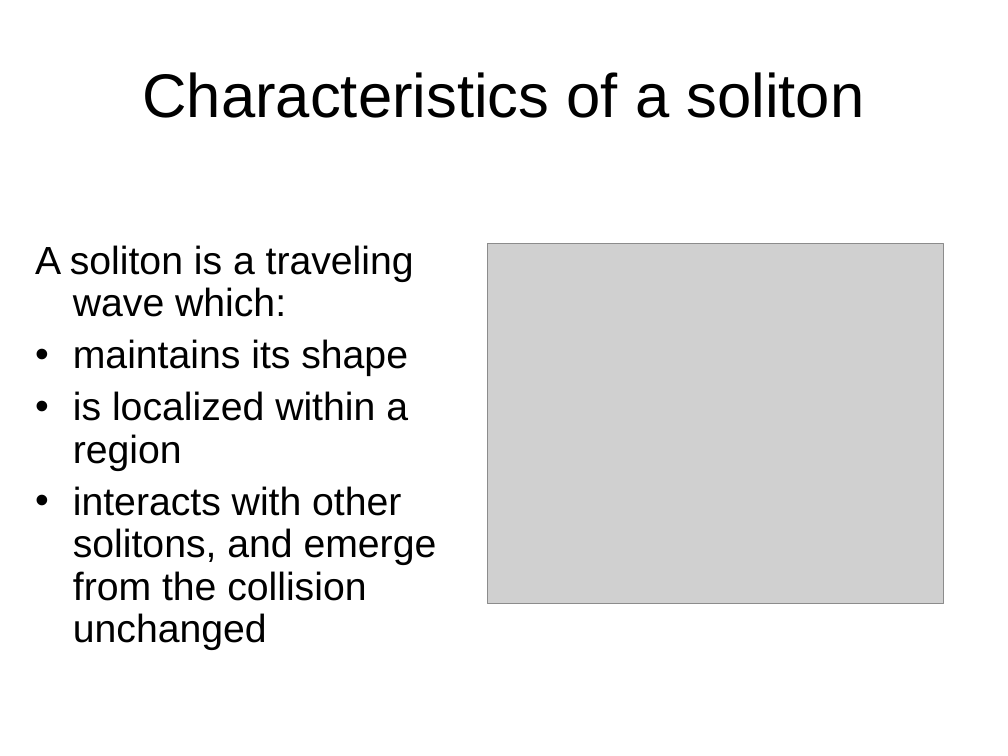
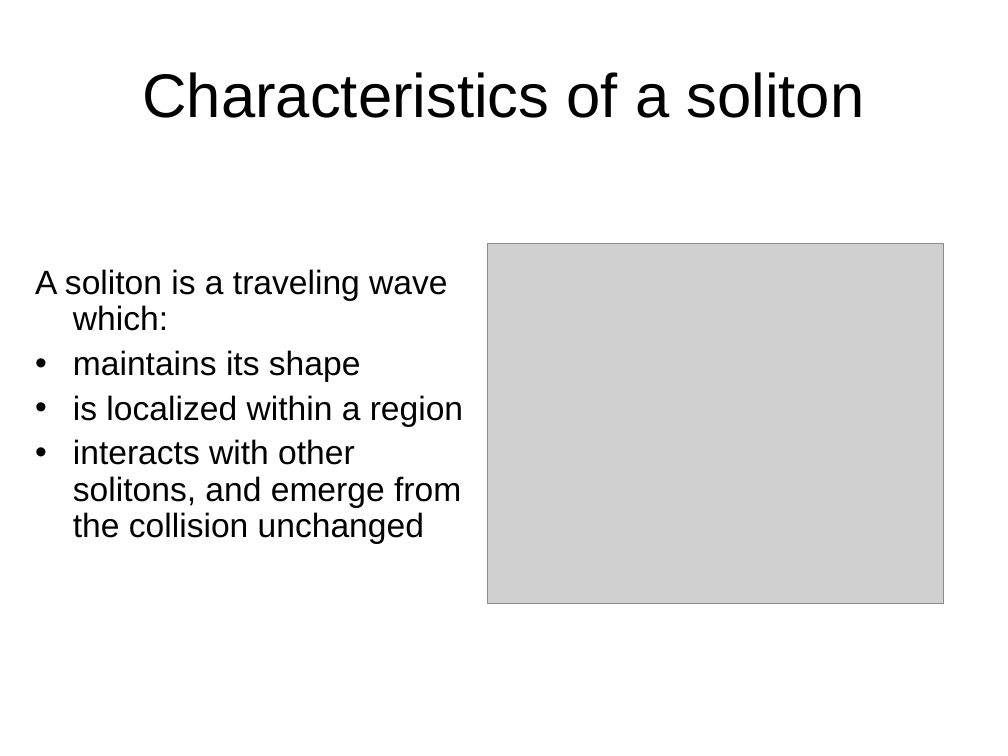
Before and after one commit to CloakMe/Boussinesq, a slide deck: slide 2 of Docu/Presentation Linz/Presentation.ppt. Drawn at 1008x756 pixels with LibreOffice and Linux fonts; fonts in the diff are those of the drawing; grey boxes stand for pictures. Boxes give left, top, right and bottom in pixels: in the first picture for what was removed or moved away, otherwise in the second. Text is boxed around its words. In the diff, an @@ line names an element or a change of style, - is before the commit and + after.

```diff
--- a/Docu/Presentation Linz/Presentation.ppt
+++ b/Docu/Presentation Linz/Presentation.ppt
@@ text "A soliton is a traveling ...": place and size @@
-text "A soliton is a traveling ..." at box(35, 245, 437, 650)
+text "A soliton is a traveling ..." at box(35, 269, 463, 544)
@@ text "A soliton is a traveling ..." at box(35, 269, 463, 544): size 28 to 24 pt; less space between paragraphs @@
```
Also in this commit, not shown: 1 other slide changed, 3 slides added, 2 slides removed.
